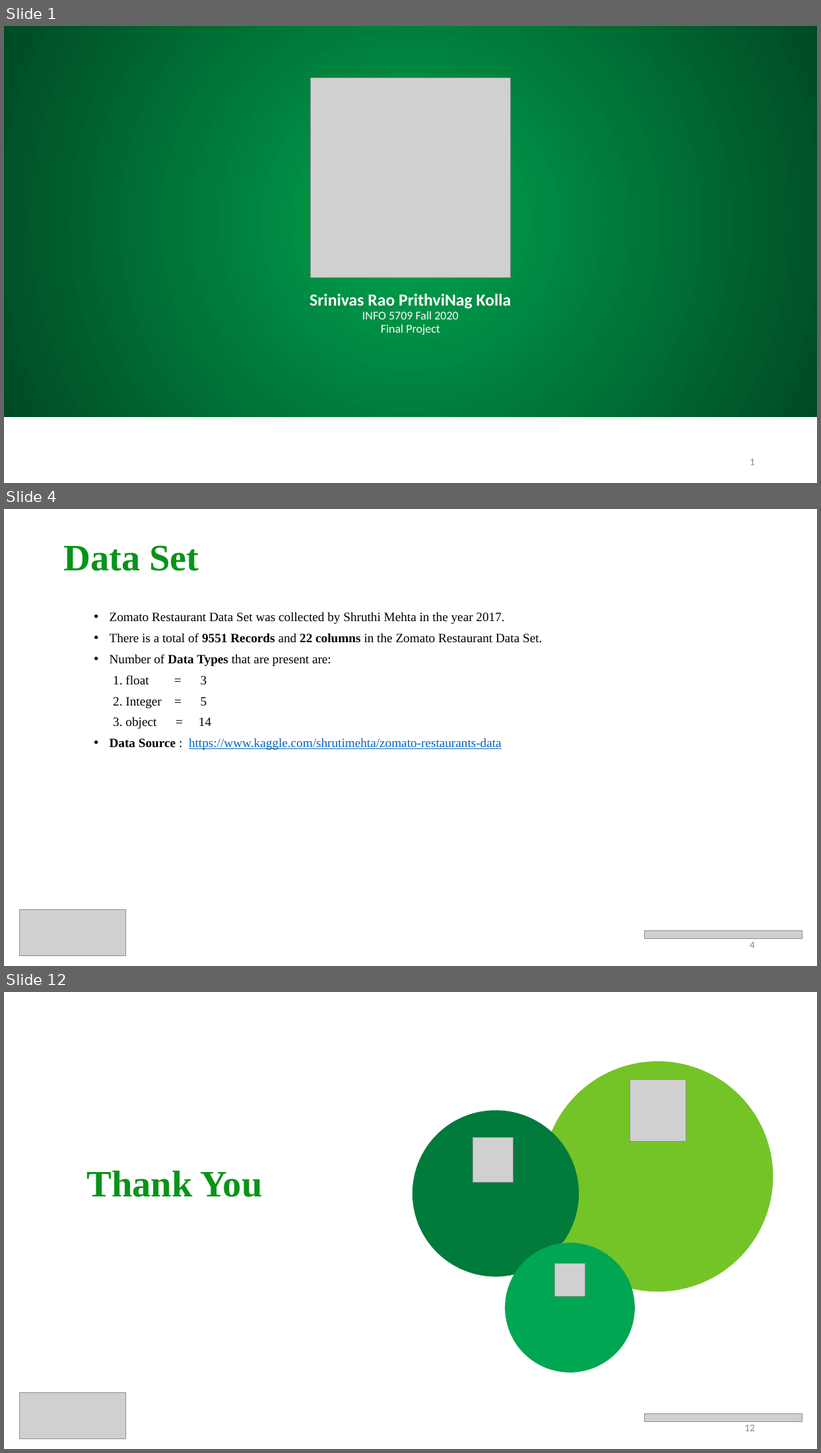
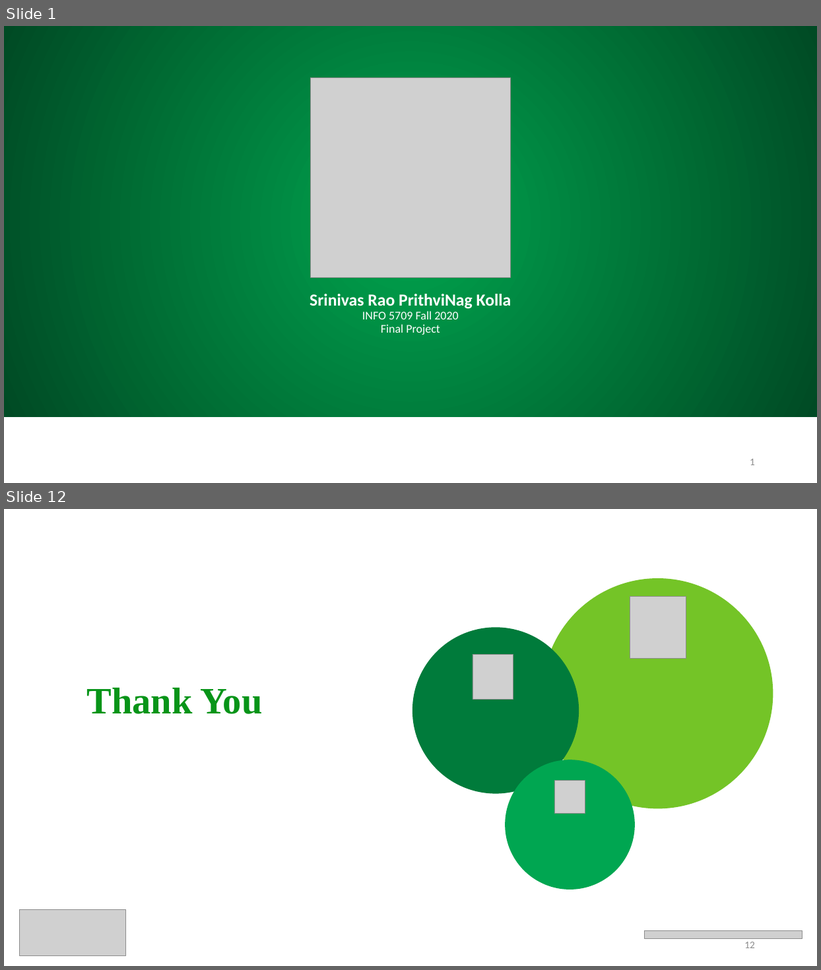
Before and after one commit to prithvikolla/Data-Visualization, a slide deck: Data-Visualization/Final Project/Kolla_FinalProject.pptx. Shown one above the other, each under a label of ours: slides 1, 4 and 12 before the commit, slides 1 and 12 after it; the slides between them are not shown. The pictures are 821x1453 and 821x970 pixels, drawn with LibreOffice and Linux fonts; fonts in the diff are those of the drawing; grey boxes stand for pictures. Boxes give left, top, right and bottom in pixels: in the first picture for what was removed or moved away, otherwise in the second. Text is boxed around its words. In the diff, an @@ line names an element or a change of style, - is before the commit and + after.

```diff
--- a/Data-Visualization/Final Project/Kolla_FinalProject.pptx
+++ b/Data-Visualization/Final Project/Kolla_FinalProject.pptx
@@ slide 4 removed at bbox=[4, 509, 817, 966], background #FFFFFF @@
@@ title removed at bbox=[63, 545, 199, 571] @@
-Data Set
@@ text removed at bbox=[110, 612, 542, 750] @@
-  • Zomato Restaurant Data Set was collected by Shruthi Mehta in the year 2017.
-  • There is a total of 9551 Records and 22 columns in the Zomato Restaurant Data Set.
-  • Number of Data Types that are present are:
-  1. float = 3
-  2. Integer = 5
-  3. object = 14
-  • Data Source : https://www.kaggle.com/shrutimehta/zomato-restaurants-data
@@ picture removed at bbox=[19, 910, 126, 956] @@
@@ picture removed at bbox=[645, 931, 803, 939] @@
@@ page number removed at bbox=[750, 942, 755, 949] @@
-4
```
Also in this commit, not shown: 9 slides changed, 1 slide added, 5 other files.
